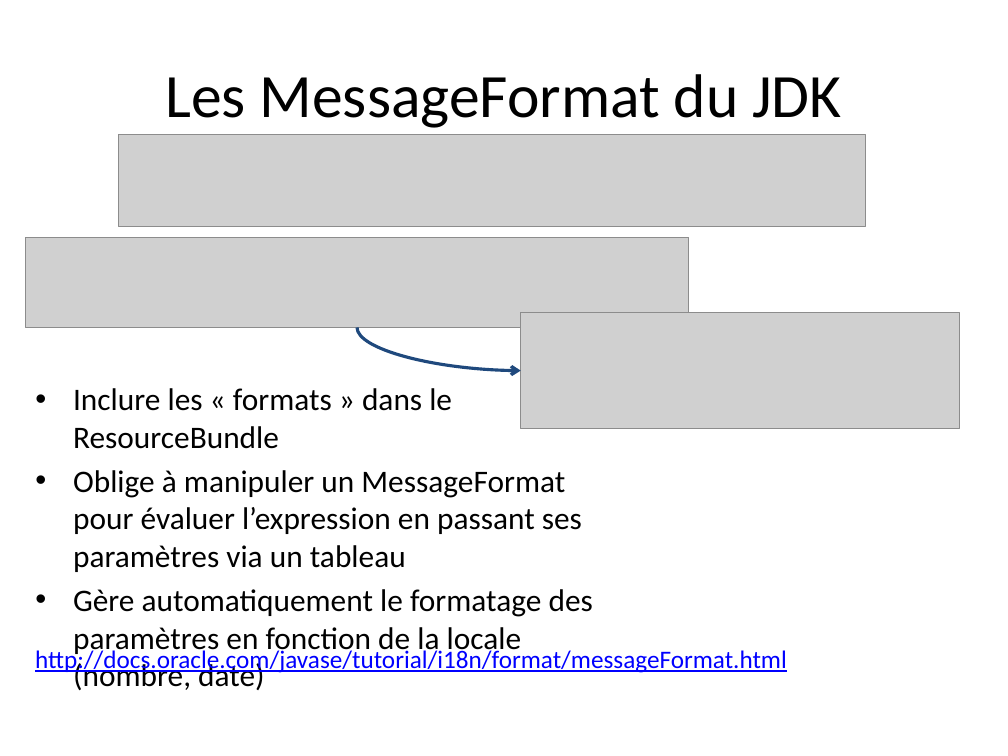
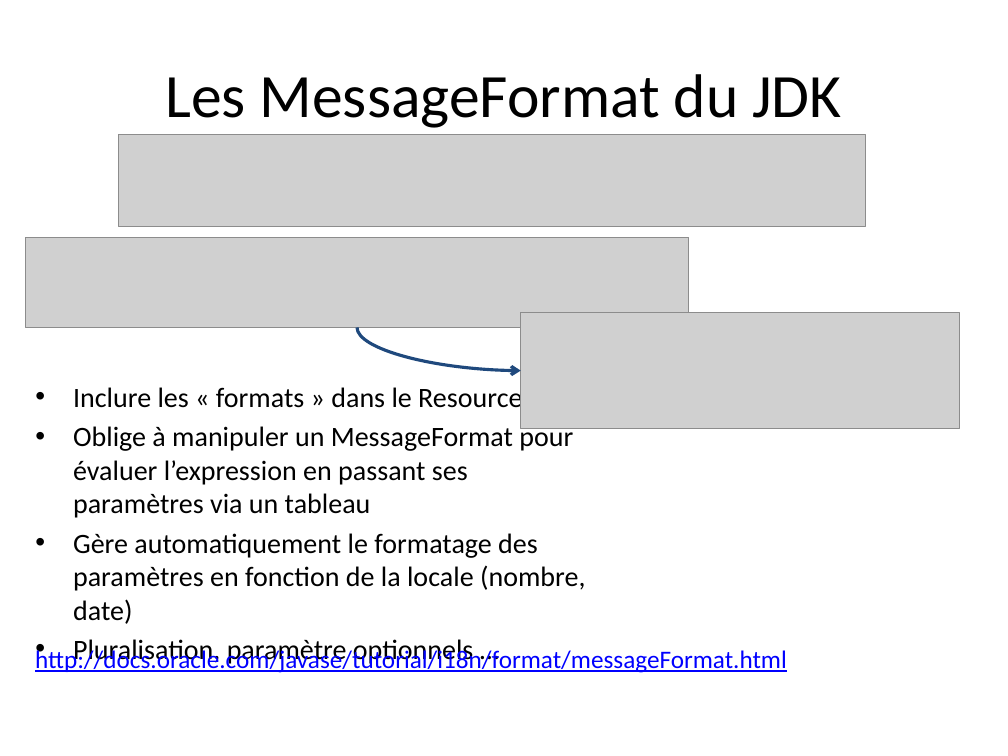
Before and after one commit to dbaeli/ez18n, a slide deck: slide 4 of ez18n-slides/ez18n_hands_on.pptx. Drawn at 1008x756 pixels with LibreOffice and Linux fonts; fonts in the diff are those of the drawing; grey boxes stand for pictures; background and template pictures are left out. Boxes give left, top, right and bottom in pixels: in the first picture for what was removed or moved away, otherwise in the second. Text is boxed around its words. In the diff, an @@ line names an element or a change of style, - is before the commit and + after.

Commit message:
fixed a few typo

```diff
--- a/ez18n-slides/ez18n_hands_on.pptx
+++ b/ez18n-slides/ez18n_hands_on.pptx
@@ text at (73, 384, 602, 624): size 22.4 to 20 pt in "Inclure les « formats » dans le ...", "Oblige à manipuler un MessageFormat pour évaluer ...", "Gère automatiquement le formatage des paramètres en ..." @@
@@ text at (73, 639, 474, 666): paragraph added @@
+• Pluralisation, paramètre optionnels …
```
Also in this commit, not shown: 5 other slides changed.
